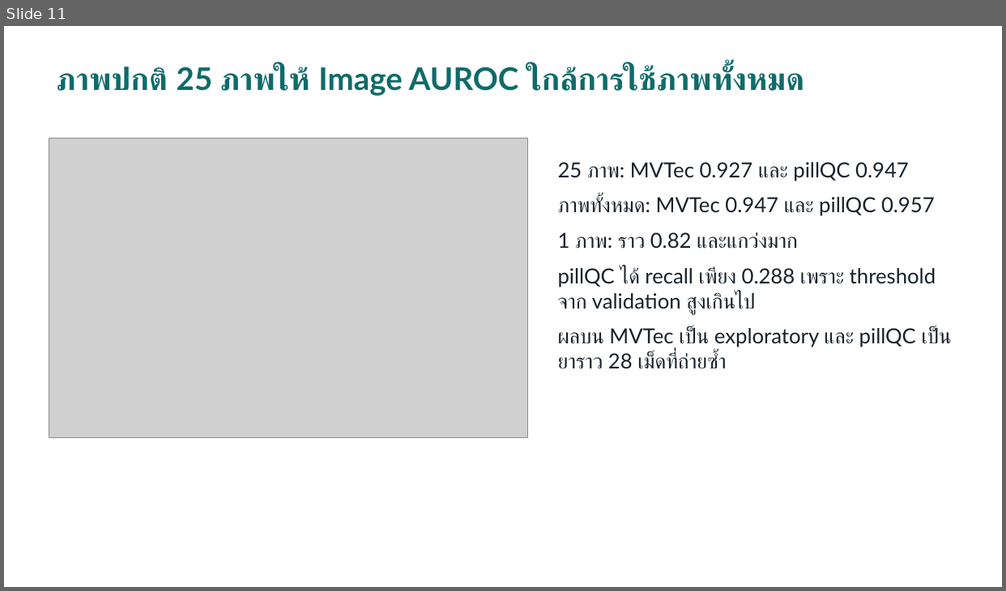
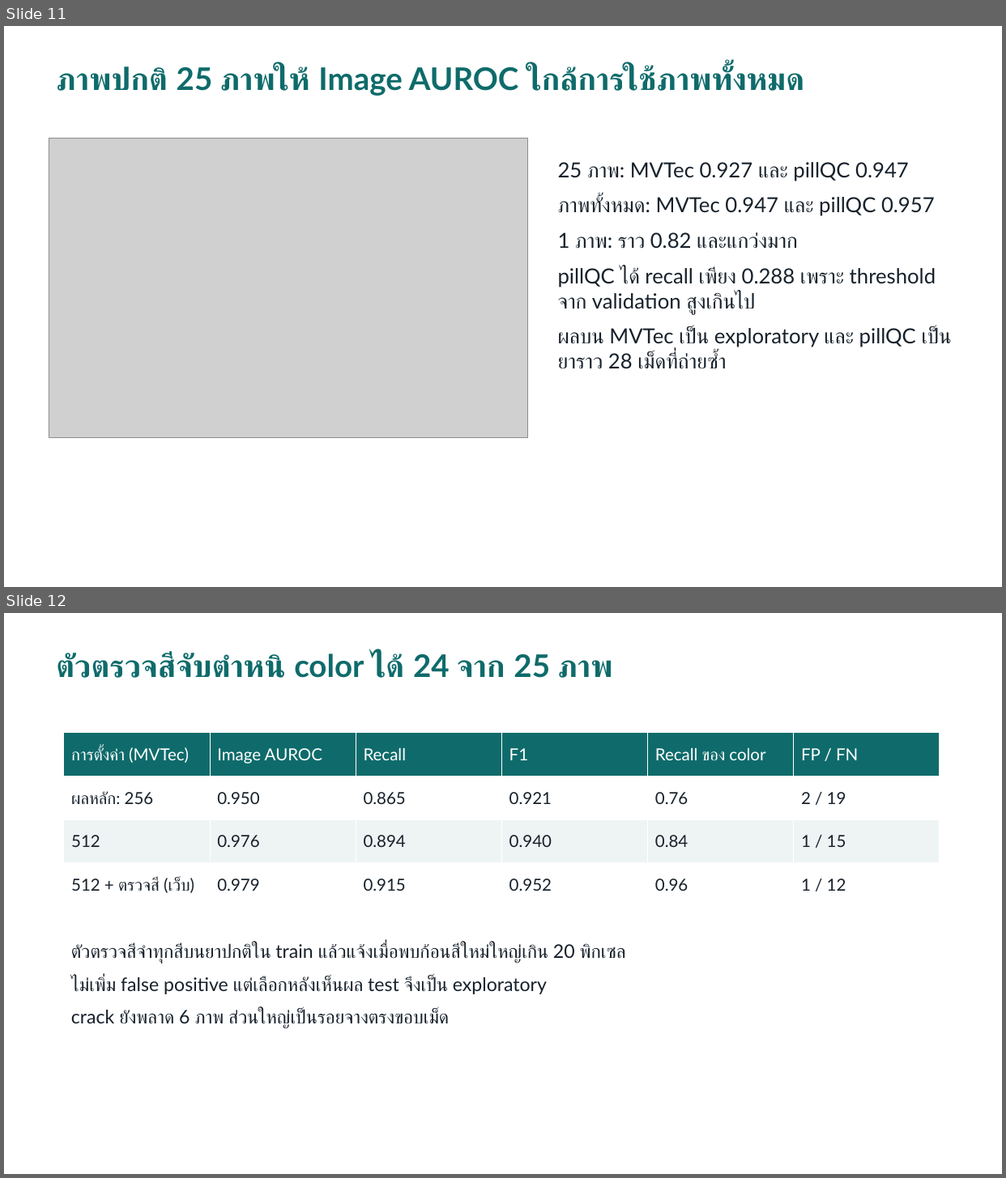
Before and after one commit to BoonyasakR/project-ai-pill, a slide deck: docs/AI_Pill_Anomaly_Detection_Slides.pptx. Shown one above the other, each under a label of ours: slide 11 before the commit, slides 11 and 12 after it. The pictures are 1006x591 and 1006x1178 pixels, drawn with LibreOffice and Linux fonts; fonts in the diff are those of the drawing; grey boxes stand for pictures. Boxes give left, top, right and bottom in pixels: in the first picture for what was removed or moved away, otherwise in the second. Text is boxed around its words. In the diff, an @@ line names an element or a change of style, - is before the commit and + after.

```diff
--- a/docs/AI_Pill_Anomaly_Detection_Slides.pptx
+++ b/docs/AI_Pill_Anomaly_Detection_Slides.pptx
@@ slide 12 added at <box>4,613,1002,1174</box>, background #FFFFFF @@
@@ text added at <box>56,653,613,678</box>, 30 pt, text #0F6B6B, bold @@
+ตัวตรวจสีจับตำหนิ color ได้ 24 จาก 25 ภาพ
@@ table added at <box>64,733,940,906</box>, 4 rows, 6 columns @@
+การตั้งค่า (MVTec) | Image AUROC | Recall | F1 | Recall ของ color | FP / FN
+ผลหลัก: 256 | 0.950 | 0.865 | 0.921 | 0.76 | 2 / 19
+512 | 0.976 | 0.894 | 0.940 | 0.84 | 1 / 15
+512 + ตรวจสี (เว็บ) | 0.979 | 0.915 | 0.952 | 0.96 | 1 / 12
@@ text added at <box>71,943,626,1029</box>, 18 pt, text #17212B @@
+ตัวตรวจสีจำทุกสีบนยาปกติใน train แล้วแจ้งเมื่อพบก้อนสีใหม่ใหญ่เกิน 20 พิกเซล
+ไม่เพิ่ม false positive แต่เลือกหลังเห็นผล test จึงเป็น exploratory
+crack ยังพลาด 6 ภาพ ส่วนใหญ่เป็นรอยจางตรงขอบเม็ด
```
Also in this commit, not shown: 3 slides changed, 1 other slide added, 6 other files.
